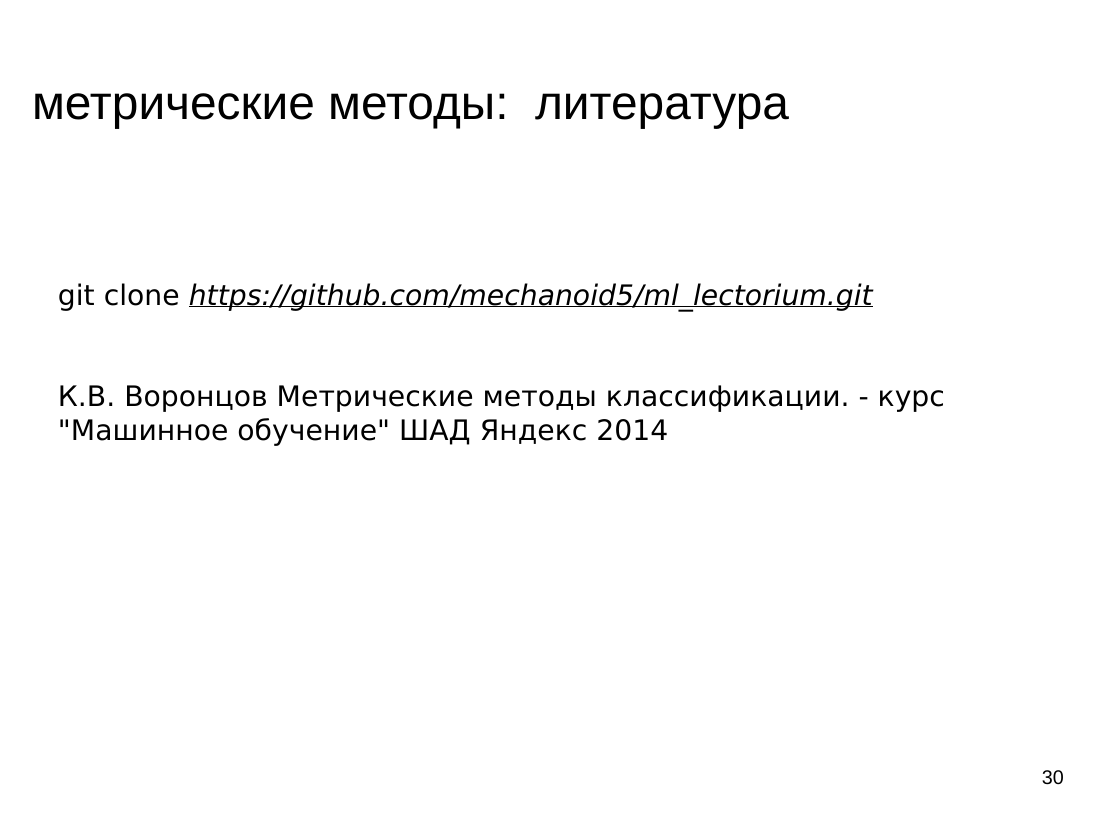
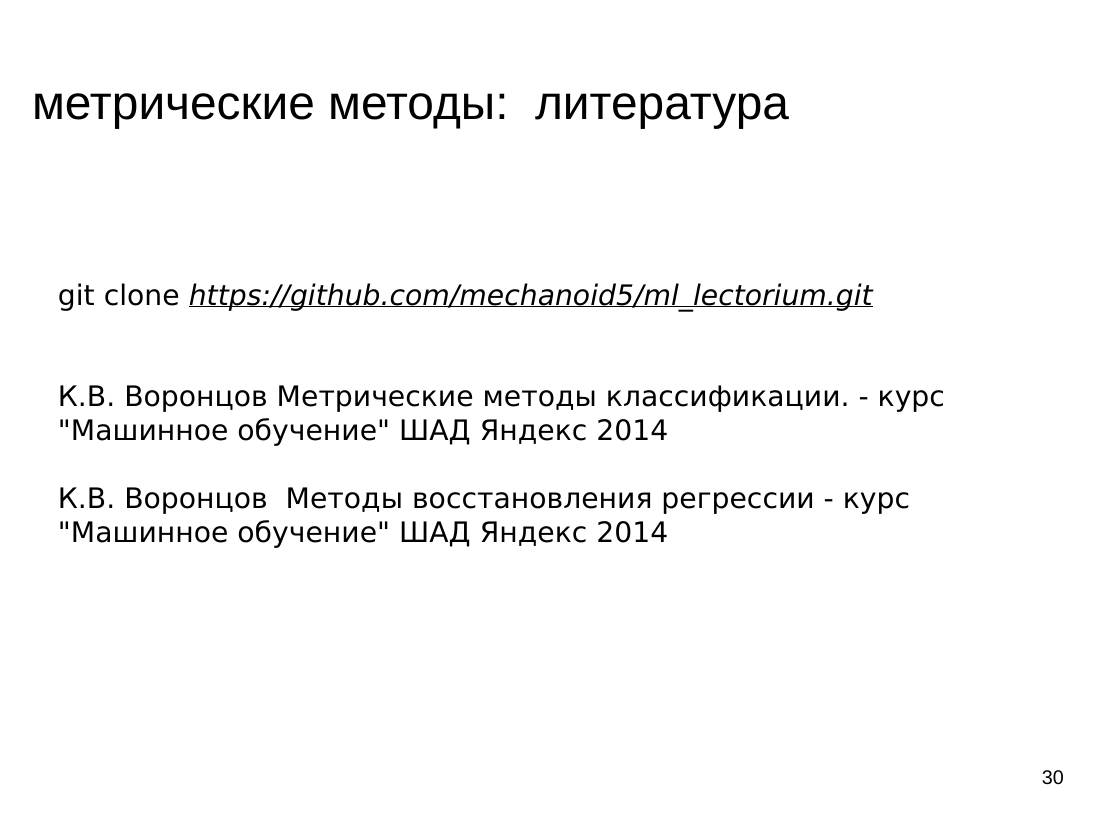
Before and after one commit to mechanoid5/ml_lectorium_legacy, a slide deck: slide 30 of 03-metric.odp. Drawn at 1120x840 pixels with LibreOffice and Linux fonts; fonts in the diff are those of the drawing; background and template pictures are left out. Boxes give left, top, right and bottom in pixels: in the first picture for what was removed or moved away, otherwise in the second. Text is boxed around its words. In the diff, an @@ line names an element or a change of style, - is before the commit and + after.

```diff
--- a/03-metric.odp
+++ b/03-metric.odp
@@ text at [58,487,910,548]: paragraph added @@
+К.В. Воронцов Методы восстановления регрессии - курс "Машинное обучение" ШАД Яндекс 2014
```
Also in this commit, not shown: 3 other files.
